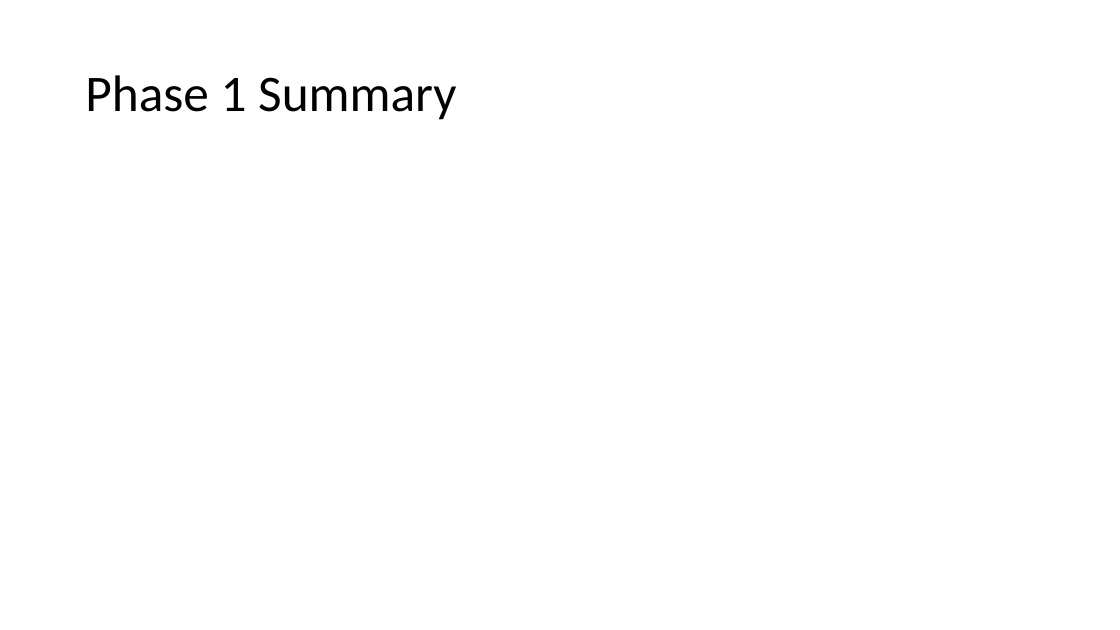
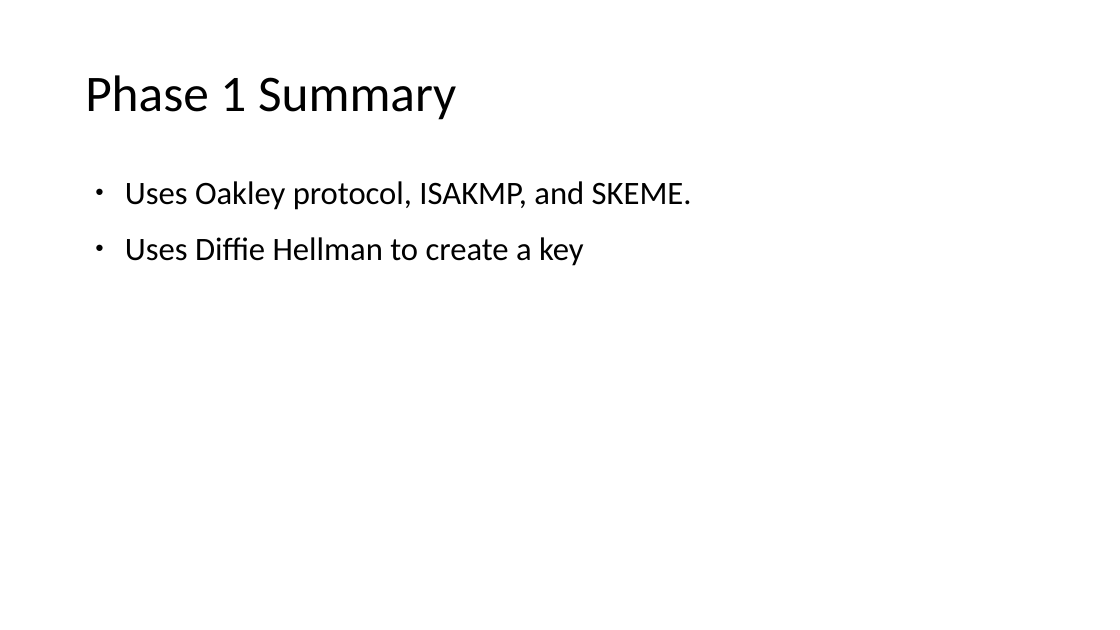
Before and after one commit to ndbellew/AppliedCryptography, a slide deck: slide 6 of Assignments/InternetKeyExchange/Internet Key Exchange.pptx. Drawn at 1120x630 pixels with LibreOffice and Linux fonts; fonts in the diff are those of the drawing. Boxes give left, top, right and bottom in pixels: in the first picture for what was removed or moved away, otherwise in the second. Text is boxed around its words. In the diff, an @@ line names an element or a change of style, - is before the commit and + after.

```diff
--- a/Assignments/InternetKeyExchange/Internet Key Exchange.pptx
+++ b/Assignments/InternetKeyExchange/Internet Key Exchange.pptx
@@ text added at <box>125,181,692,266</box>, 28 pt, text #000000 @@
+● Uses Oakley protocol, ISAKMP, and SKEME.
+● Uses Diffie Hellman to create a key
```
Also in this commit, not shown: 1 other slide changed, 1 other file.
